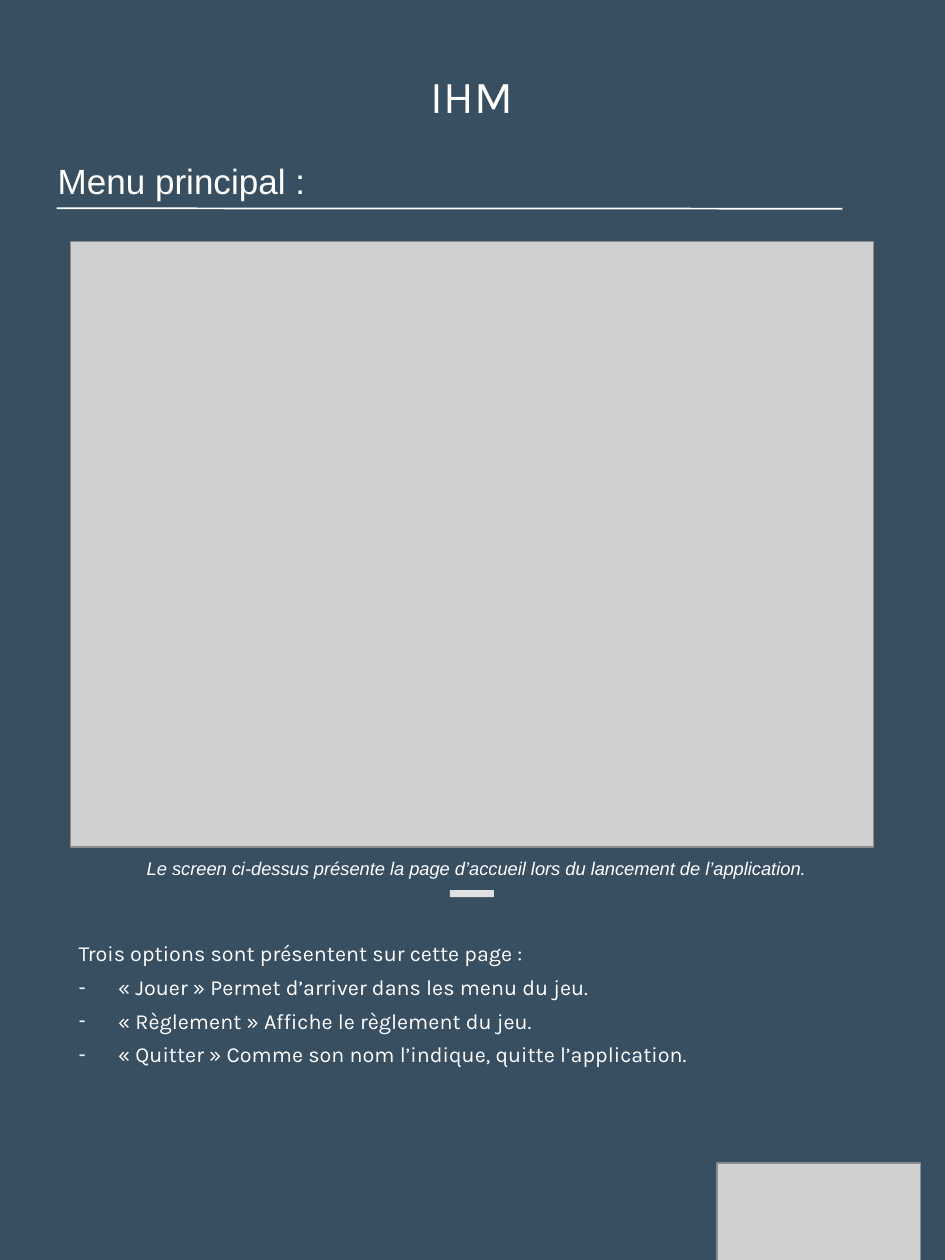
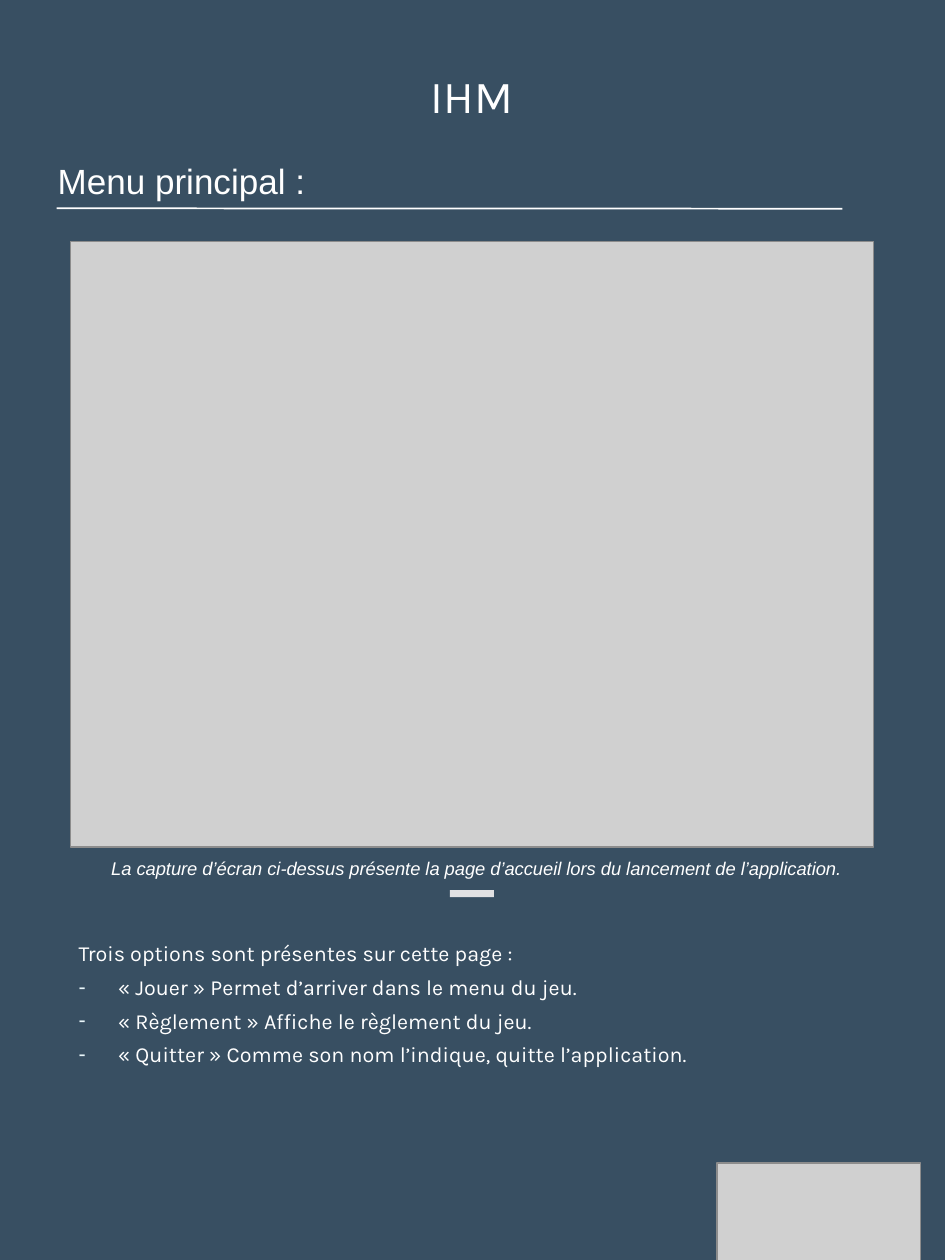
Before and after one commit to Loicpln/Projet_Algo_N2, a slide deck: slide 11 of Elements de presentation/Soutenance finale.pptx. Drawn at 945x1260 pixels with LibreOffice and Linux fonts; fonts in the diff are those of the drawing; grey boxes stand for pictures. Boxes give left, top, right and bottom in pixels: in the first picture for what was removed or moved away, otherwise in the second. Text is boxed around its words. In the diff, an @@ line names an element or a change of style, - is before the commit and + after.

```diff
--- a/Elements de presentation/Soutenance finale.pptx
+++ b/Elements de presentation/Soutenance finale.pptx
@@ text at [111,861,841,879]: text changed @@
-Le screen ci-dessus présente la page d’accueil lors du lancement de l’application.
+La capture d’écran ci-dessus présente la page d’accueil lors du lancement de l’application.
@@ text at [79,945,577,1001]: text changed @@
-Trois options sont présentent sur cette page :
-– « Jouer » Permet d’arriver dans les menu du jeu.
+Trois options sont présentes sur cette page :
+– « Jouer » Permet d’arriver dans le menu du jeu.
```
Also in this commit, not shown: 9 other slides changed, 1 other file.
